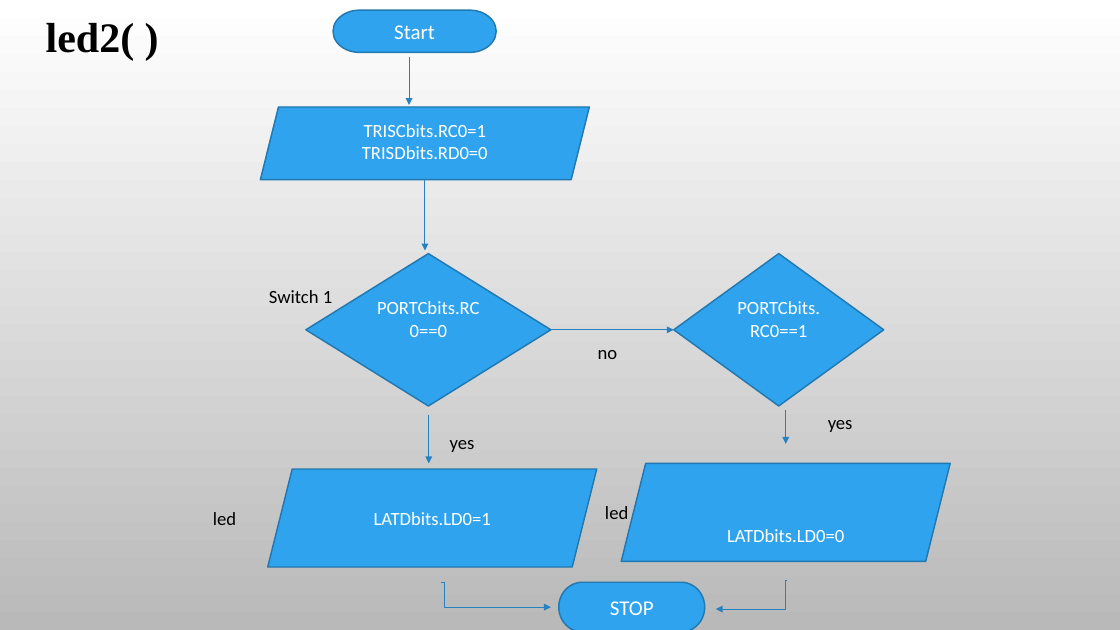
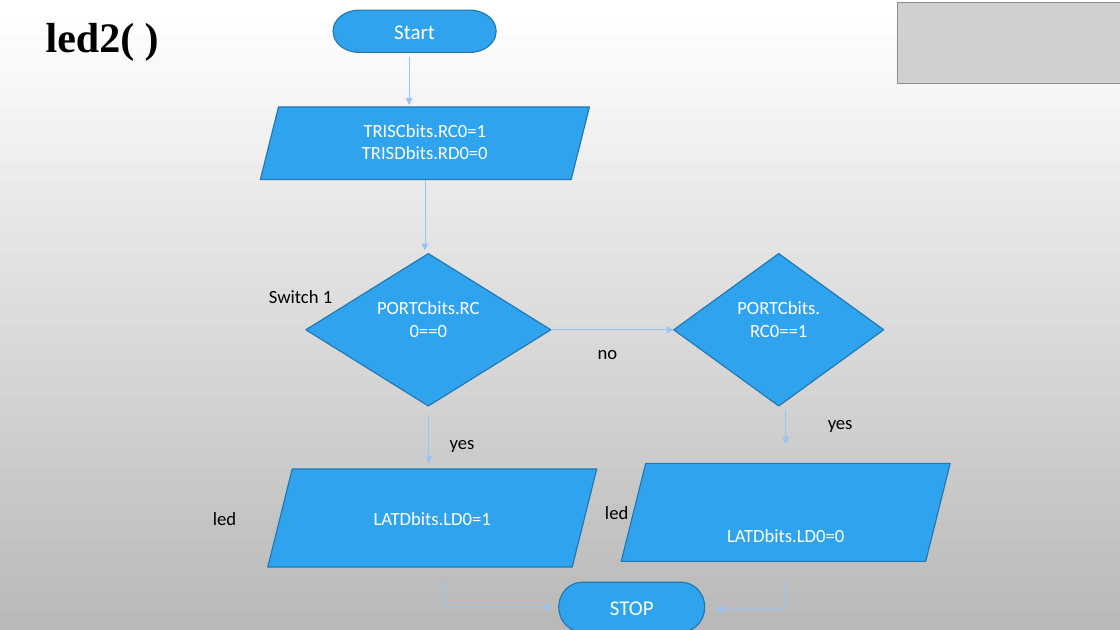
Before and after one commit to SKUP-BATCH3/team4, a slide deck: slide 15 of Final ppt 7-10-22.pptx. Drawn at 1120x630 pixels with LibreOffice and Linux fonts; fonts in the diff are those of the drawing; grey boxes stand for pictures; background and template pictures are left out. Boxes give left, top, right and bottom in pixels: in the first picture for what was removed or moved away, otherwise in the second. Text is boxed around its words. In the diff, an @@ line names an element or a change of style, - is before the commit and + after.

```diff
--- a/Final ppt 7-10-22.pptx
+++ b/Final ppt 7-10-22.pptx
@@ pill shape "Start" at (x1=334, y1=10, x2=497, y2=52): outline #2379B0 1.25 pt to #2379B0 1 pt @@
@@ picture added at (x1=897, y1=3, x2=1120, y2=84) @@
@@ arrow (409, 57) - (409, 105): stroke #2683BF 0.75 pt to #9AC5F3 0.5 pt @@
@@ arrow (425, 180) - (425, 250): stroke #2683BF 0.75 pt to #9AC5F3 0.5 pt @@
@@ arrow (551, 330) - (674, 330): stroke #2683BF 0.75 pt to #9AC5F3 0.5 pt @@
@@ arrow (429, 415) - (429, 464): stroke #2683BF 0.75 pt to #9AC5F3 0.5 pt @@
@@ arrow (786, 410) - (786, 444): stroke #2683BF 0.75 pt to #9AC5F3 0.5 pt @@
@@ elbow arrow (442, 582) - (551, 607): stroke #2683BF 0.75 pt to #9AC5F3 0.5 pt @@
@@ elbow arrow (786, 581) - (716, 609): stroke #2683BF 0.75 pt to #9AC5F3 0.5 pt @@
```
Also in this commit, not shown: 15 other slides changed, 4 slides added, 4 slides removed, 1 other file.
